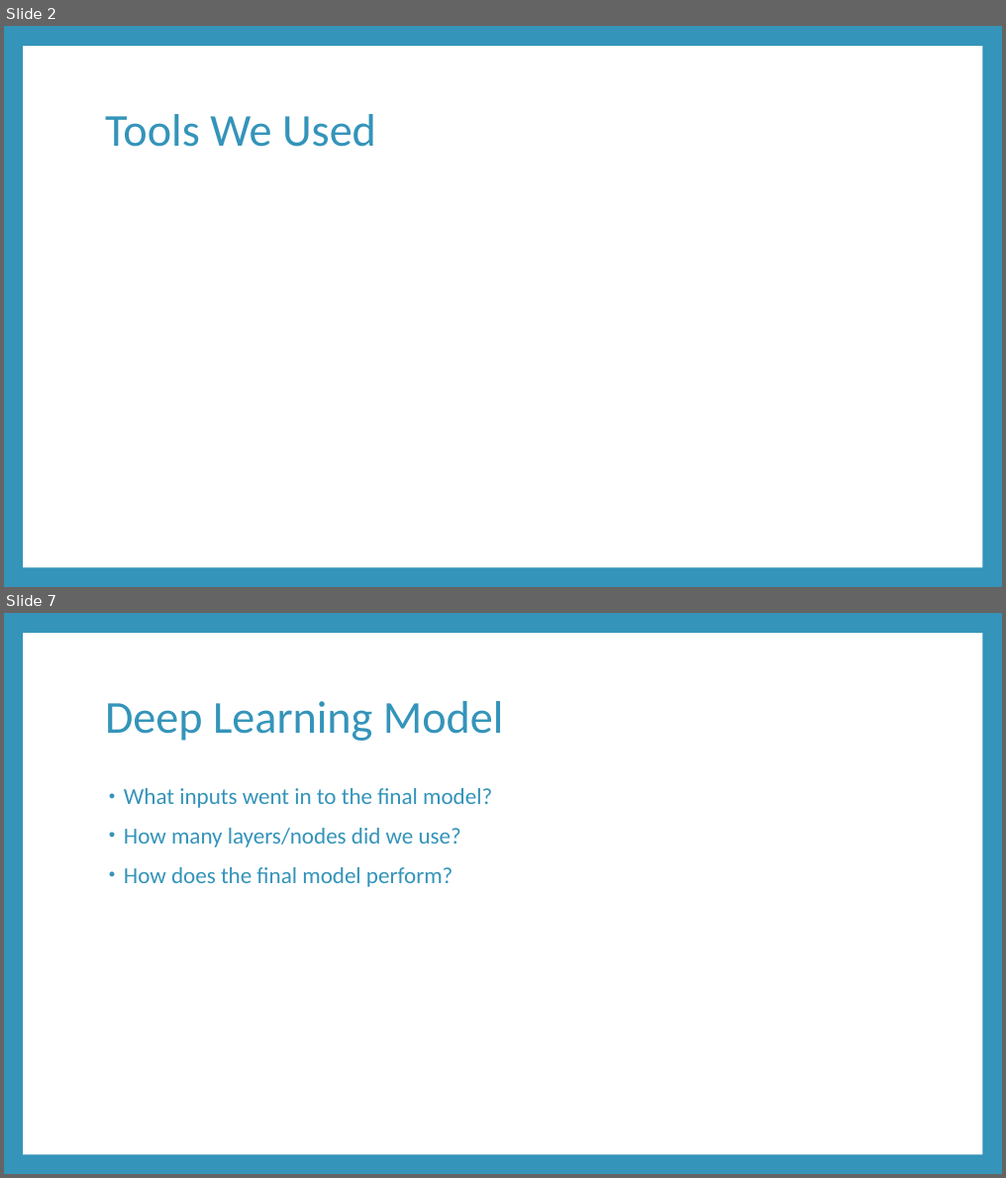
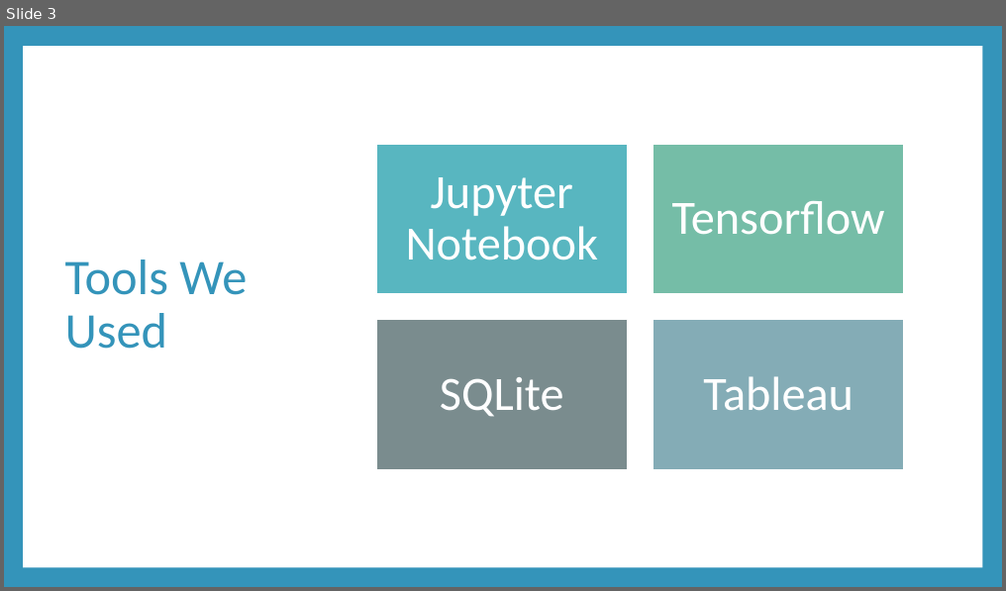
Before and after one commit to petersmyers/Project3byDefault, a slide deck: Project 3 Presentation.pptx. Shown one above the other, each under a label of ours: slides 2 and 7 before the commit, slide 3 after it; the slides between them are not shown. The pictures are 1006x1178 and 1006x591 pixels, drawn with LibreOffice and Linux fonts; fonts in the diff are those of the drawing. Boxes give left, top, right and bottom in pixels: in the first picture for what was removed or moved away, otherwise in the second. Text is boxed around its words. In the diff, an @@ line names an element or a change of style, - is before the commit and + after.

Commit message:
adding updates to ppt presentation. still need tableau link in final slide

```diff
--- a/Project 3 Presentation.pptx
+++ b/Project 3 Presentation.pptx
@@ slide 7 removed at (4,613,1002,1174), background #3494BA; not listed: 1 template element that a slide beside it also shows @@
@@ title removed at (105,701,504,741) @@
-Deep Learning Model
@@ text removed at (124,788,492,887) @@
-• What inputs went in to the final model?
-• How many layers/nodes did we use?
-• How does the final model perform?
@@ what was slide 2 is now slide 3 @@
@@ slide 3 changed as well @@
@@ title "Tools We Used": place and size @@
-title "Tools We Used" at (105,114,376,147)
+title "Tools We Used" at (65,260,247,349)
@@ title "Tools We Used" at (65,260,247,349): size 44 to 48 pt @@
@@ group added at (376,144,905,471): 4 rectangles, 4 texts @@
+Jupyter Notebook
+Tensorflow
+SQLite
+Tableau
```
Also in this commit, not shown: 4 other slides changed, 4 slides added, 3 other slides removed.
